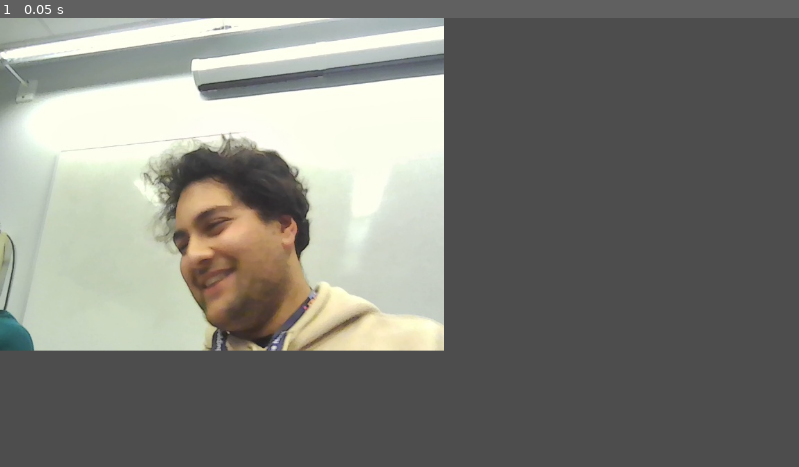
Above: before the commit, frame 1.
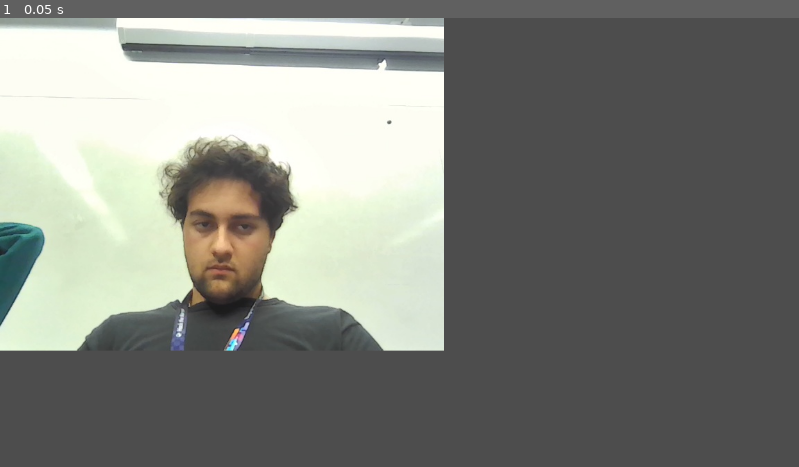
Above: after the commit, the same moment.

Repository: TheDynamicVector/HandGame
Game: Godot game, scene res://Levels/TestLevel.tscn
The game is run twice, just before and just after one commit, with the same random seed, the same clock (stepped at 60 frames per second) and the same inputs.
Inputs:
- Up to frame 1 (0.05 s): no input

The runs differ from the first frame. In frame 1, 23% of the frame differs, in the area x 0-56%, y 0-75%.

Commit message:
OutputData

Diff:
--- a/Global.gd
+++ b/Global.gd
@@ -7,11 +7,16 @@
 var player_2_gesture = ""
 
 var game_started = true
+var output = []
+
+var player_1_gestures = []
+var player_2_gestiures = []
+
+func _ready():
+
+	OS.execute("python", ["/handrecognition.py"], output)
 
 func _process(delta):
 
-	if game_started:
-		var gestures = []
-		OS.execute("python", ["/handrecognition.py"], gestures)
-
-		player_1_gesture = gestures[0]
+	var gesture_text = FileAccess.open("res://GestureData.txt", FileAccess.READ).get_as_text()
+	print(gesture_text)
--- a/Scripts/LiveFeed.gd
+++ b/Scripts/LiveFeed.gd
@@ -1,5 +1,7 @@
 extends TextureRect
 
 # Called every frame. 'delta' is the elapsed time since the previous frame.
+
+
 func _process(delta):
-	texture = load("res://DSC_1902.JPG")
+	texture = load("res://FeedImage.JPG")
Binary file removed: DSC_1902.JPG
Binary file added: FeedImage.JPG
Not shown, changed: FeedImage.JPG.import
Not shown, added: GestureData.txt
Not shown, changed: handrecognition.py
